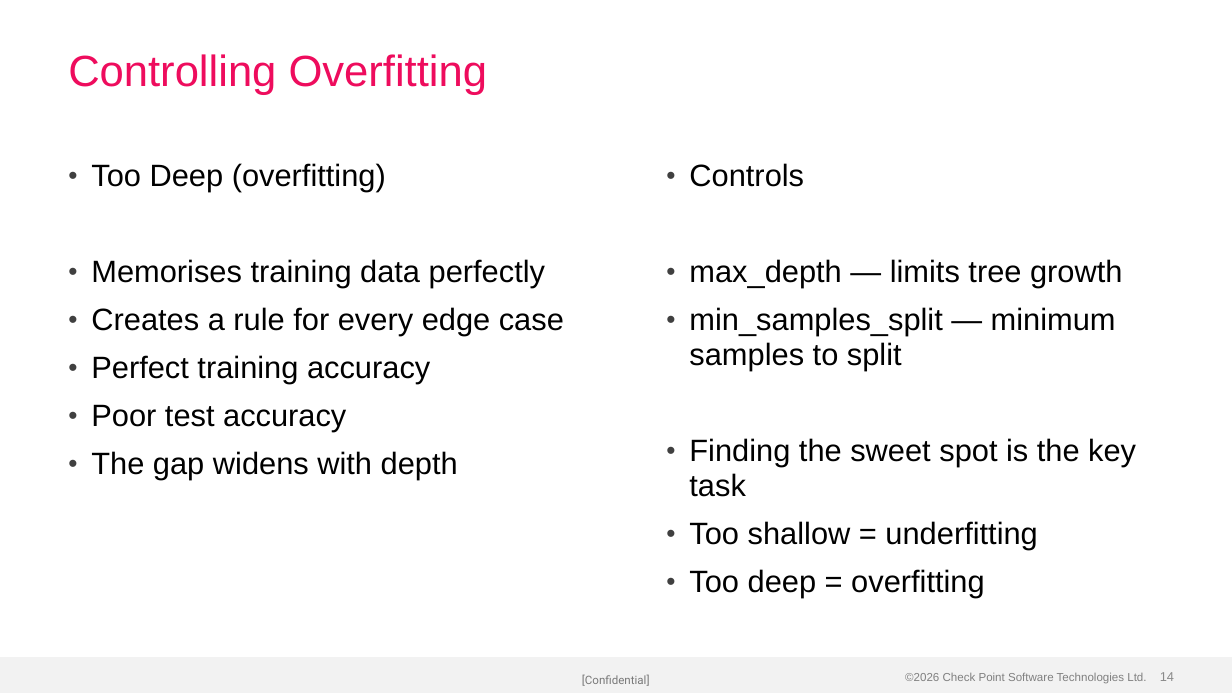
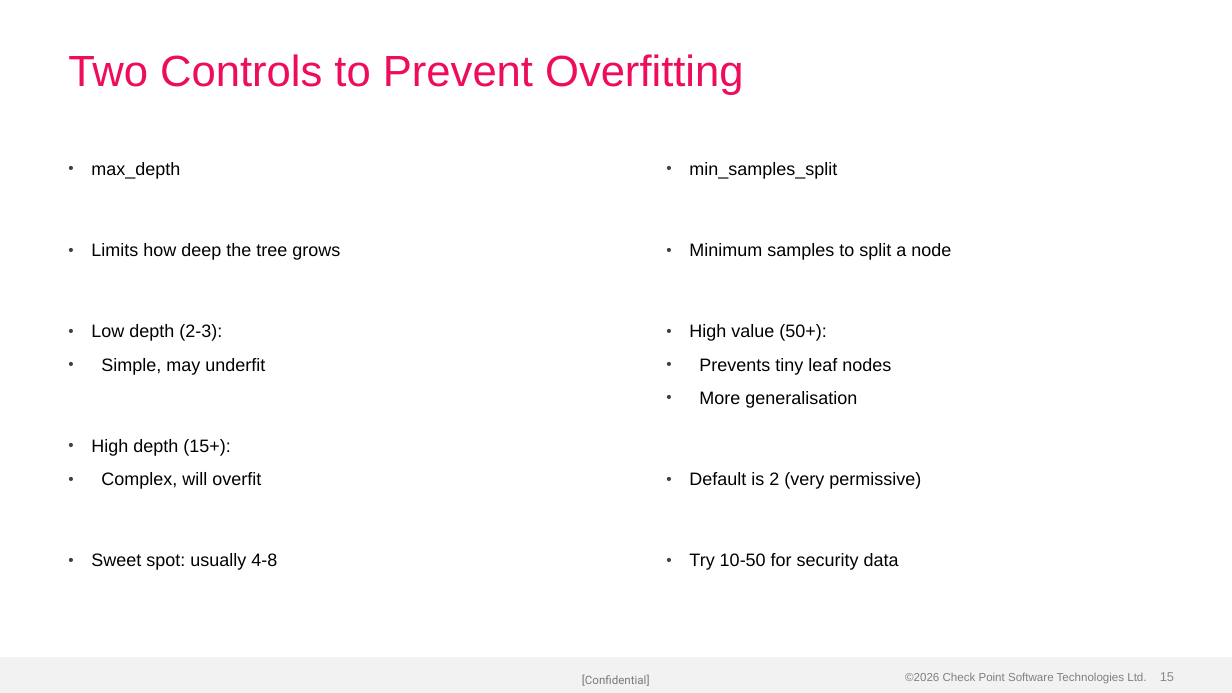
Before and after one commit to alshawwaf/ai-basic-training, a slide deck: slide 15 of stage1_classic_ml/04_decision_trees/Lecture-4-Decision-Trees.pptx (slide 14 before the commit). Drawn at 1232x693 pixels with LibreOffice and Linux fonts; fonts in the diff are those of the drawing; background and template pictures are left out. Boxes give left, top, right and bottom in pixels: in the first picture for what was removed or moved away, otherwise in the second. Text is boxed around its words. In the diff, an @@ line names an element or a change of style, - is before the commit and + after.

```diff
--- a/stage1_classic_ml/04_decision_trees/Lecture-4-Decision-Trees.pptx
+++ b/stage1_classic_ml/04_decision_trees/Lecture-4-Decision-Trees.pptx
@@ title at (x1=68, y1=54, x2=744, y2=95): text changed @@
-Controlling Overfitting
+Two Controls to Prevent Overfitting
@@ text at (x1=91, y1=162, x2=340, y2=570): text changed; size 24 to 14 pt @@
-• Too Deep (overfitting)
-• Memorises training data perfectly
-• Creates a rule for every edge case
-• Perfect training accuracy
-• Poor test accuracy
-• The gap widens with depth
+• max_depth
+• Limits how deep the tree grows
+• Low depth (2-3):
+• Simple, may underfit
+• High depth (15+):
+• Complex, will overfit
+• Sweet spot: usually 4-8
@@ text at (x1=689, y1=162, x2=951, y2=570): text changed; size 24 to 14 pt @@
-• Controls
-• max_depth — limits tree growth
-• min_samples_split — minimum samples to split
-• Finding the sweet spot is the key task
-• Too shallow = underfitting
-• Too deep = overfitting
+• min_samples_split
+• Minimum samples to split a node
+• High value (50+):
+• Prevents tiny leaf nodes
+• More generalisation
+• Default is 2 (very permissive)
+• Try 10-50 for security data
@@ page number at (x1=1160, y1=672, x2=1174, y2=681): text changed @@
-14
+15
```
Also in this commit, not shown: 13 other slides changed, 5 slides added, 3 slides removed, 3 other files.
